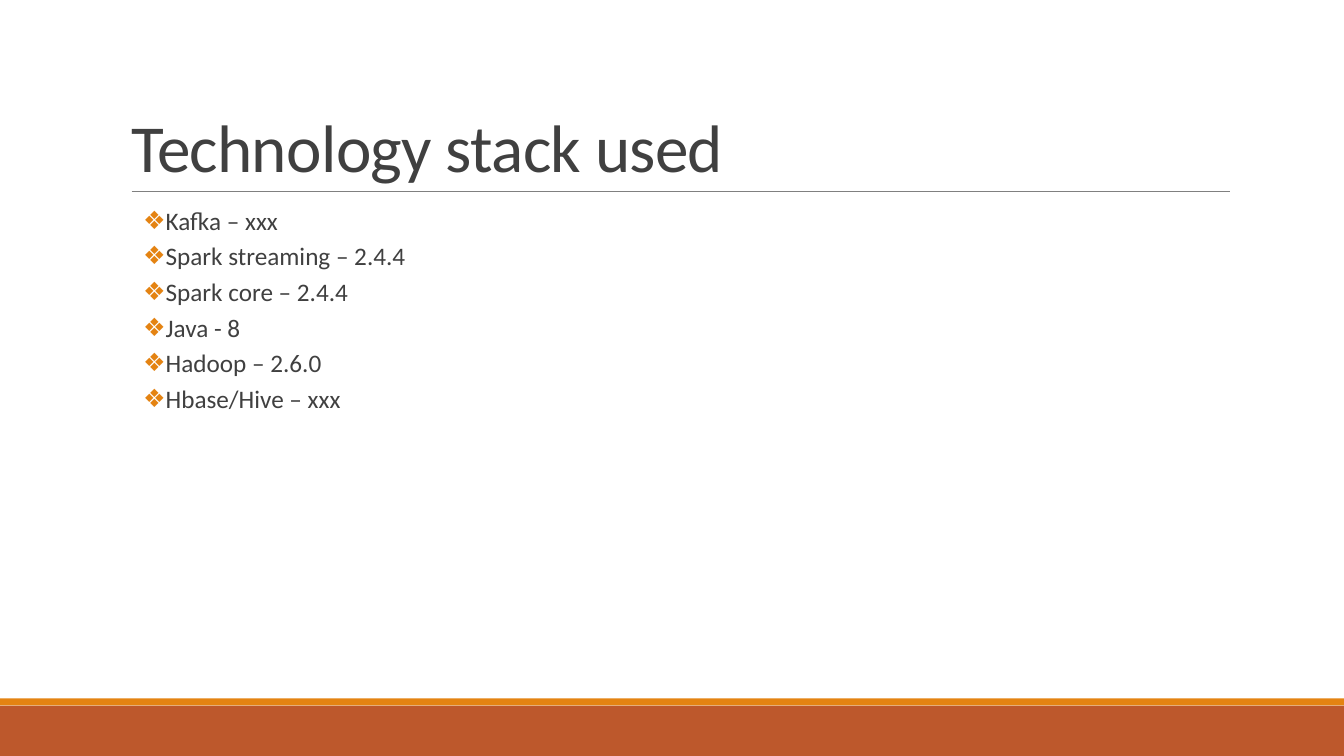
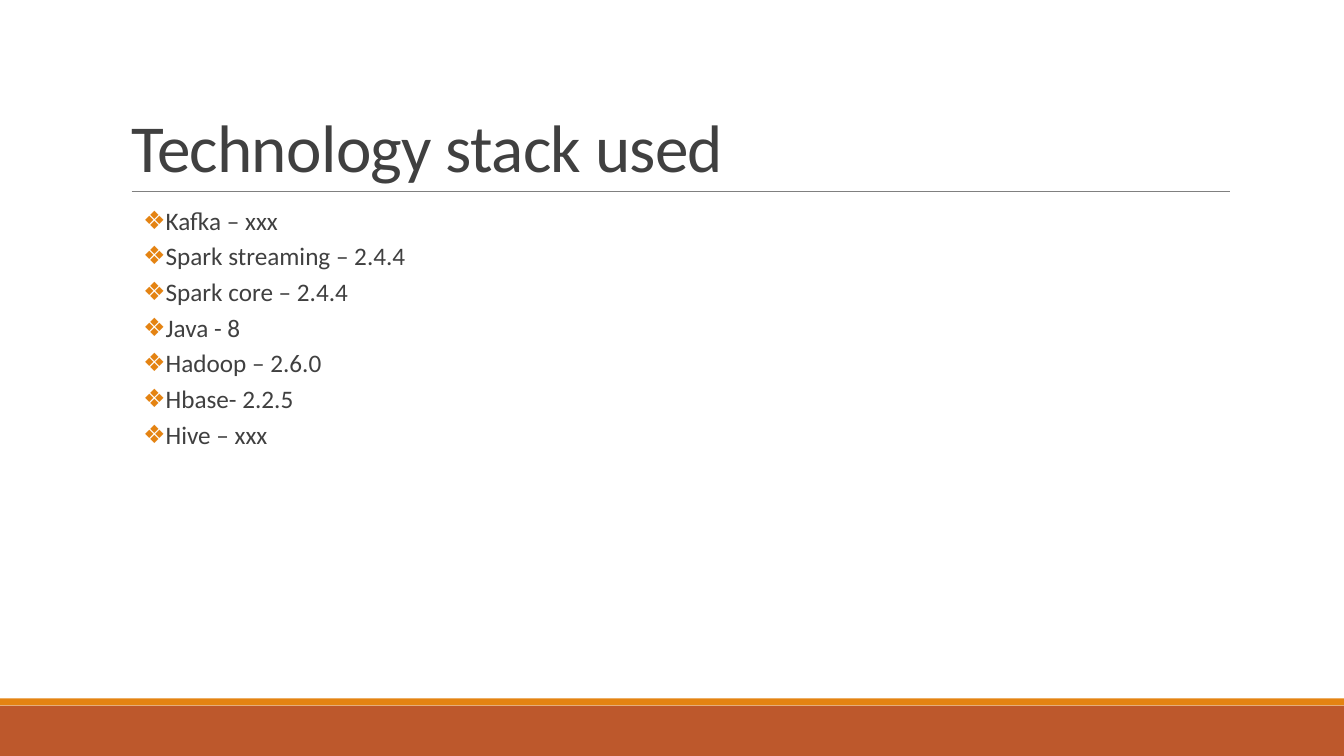
Before and after one commit to pbudhathoki/CS523-BDT-SoccorAnalyser, a slide deck: slide 4 of Final Project-SoccorAnalyser-Group4.pptx. Drawn at 1344x756 pixels with LibreOffice and Linux fonts; fonts in the diff are those of the drawing. Boxes give left, top, right and bottom in pixels: in the first picture for what was removed or moved away, otherwise in the second. Text is boxed around its words. In the diff, an @@ line names an element or a change of style, - is before the commit and + after.

```diff
--- a/Final Project-SoccorAnalyser-Group4.pptx
+++ b/Final Project-SoccorAnalyser-Group4.pptx
@@ text at [166,390,293,444]: text changed @@
-  ❖ Hbase/Hive – xxx
+  ❖ Hbase- 2.2.5
+  ❖ Hive – xxx
```
Also in this commit, not shown: 2 other slides changed, 1 slide added, 2 other files.
